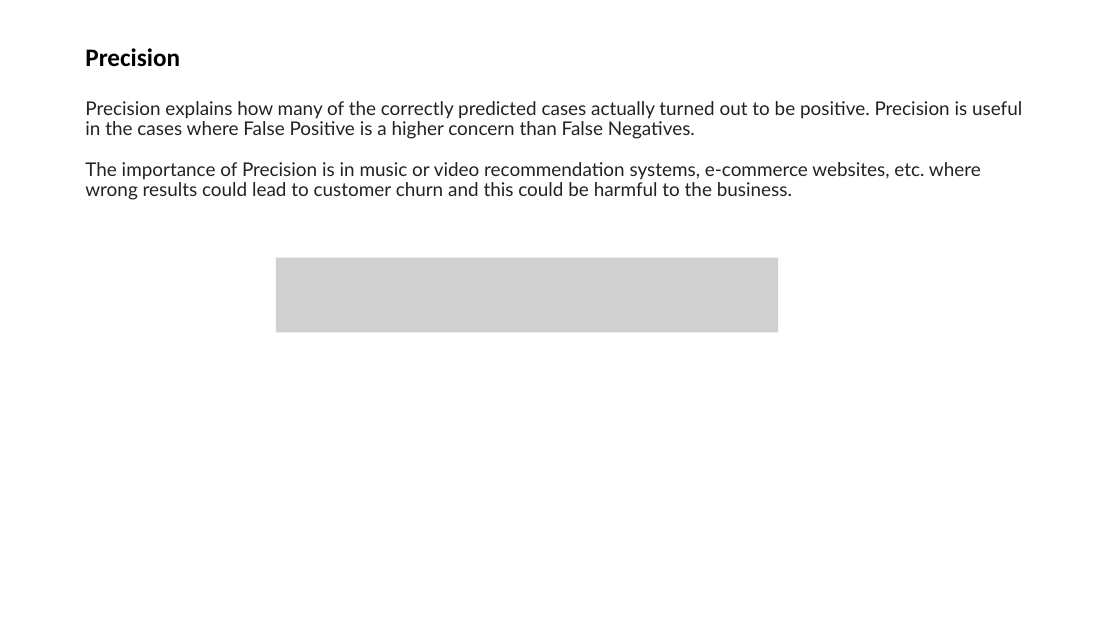
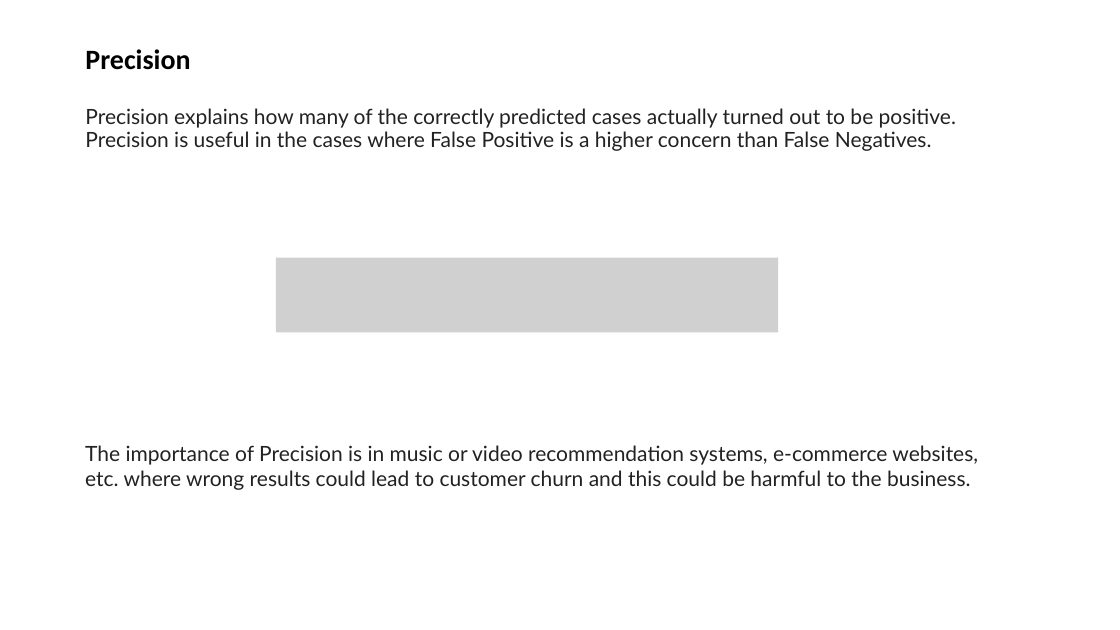
Before and after one commit to MarcoCalbucci/DataAnalytics, a slide deck: slide 18 of PredictiveModeling/Classification/Classification.pptx (slide 12 before the commit). Drawn at 1120x630 pixels with LibreOffice and Linux fonts; fonts in the diff are those of the drawing; grey boxes stand for pictures. Boxes give left, top, right and bottom in pixels: in the first picture for what was removed or moved away, otherwise in the second. Text is boxed around its words. In the diff, an @@ line names an element or a change of style, - is before the commit and + after.

```diff
--- a/PredictiveModeling/Classification/Classification.pptx
+++ b/PredictiveModeling/Classification/Classification.pptx
@@ title at [85,49,956,151]: text changed; size 16.2 to 18 pt @@
-Precision
-Precision explains how many of the correctly predicted cases actually turned out to be positive. Precision is useful in the cases where False Positive is a higher concern than False Negatives.
-The importance of Precision is in music or video recommendation systems, e-commerce websites, etc. where wrong results could lead to customer churn and this could be harmful to the business.
+Precision
+Precision explains how many of the correctly predicted cases actually turned out to be positive. Precision is useful in the cases where False Positive is a higher concern than False Negatives.
@@ text added at [85,445,978,490], 18 pt, text #222222 @@
+The importance of Precision is in music or video recommendation systems, e-commerce websites, etc. where wrong results could lead to customer churn and this could be harmful to the business.
```
Also in this commit, not shown: 5 other slides changed, 8 slides added, 1 slide removed.
